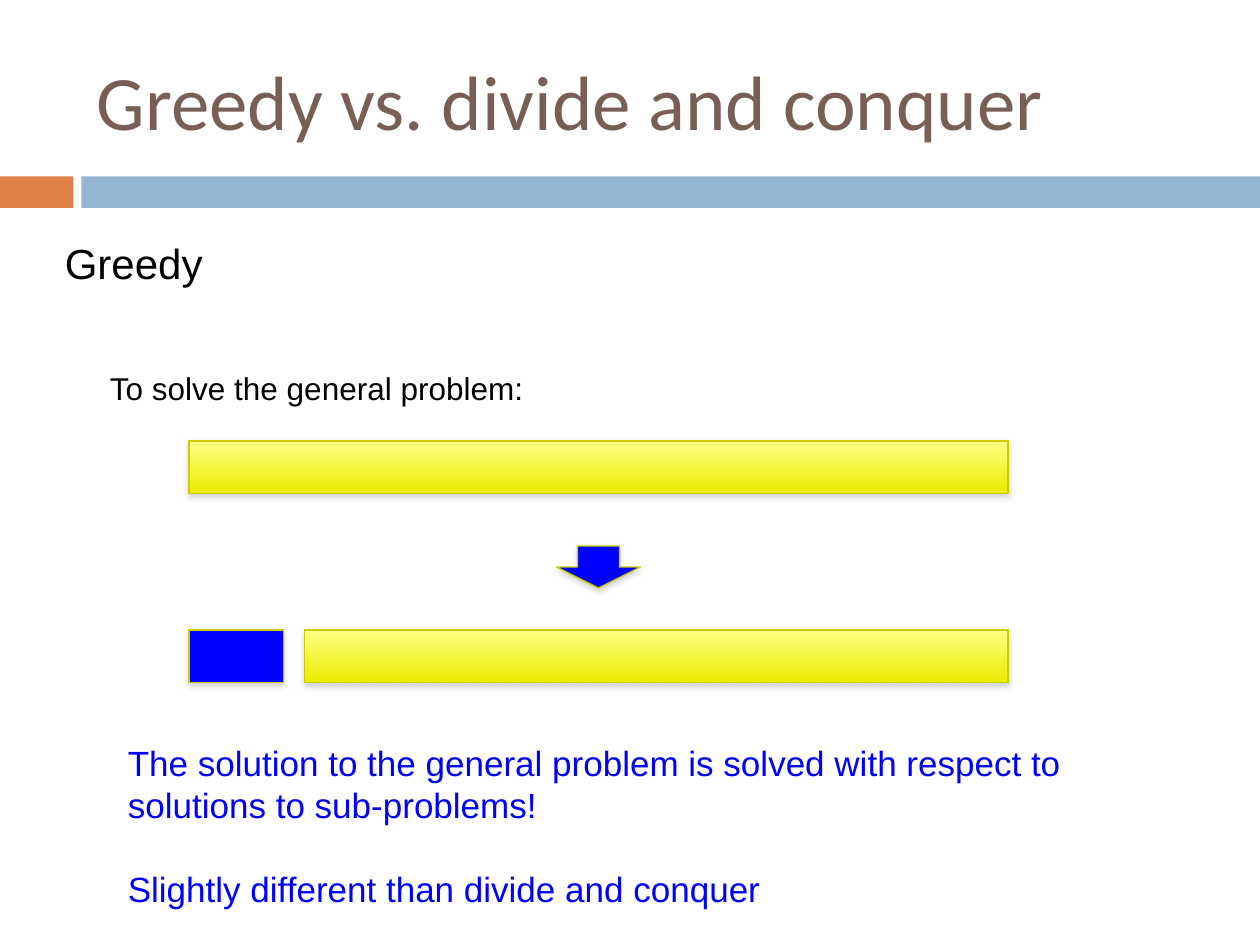
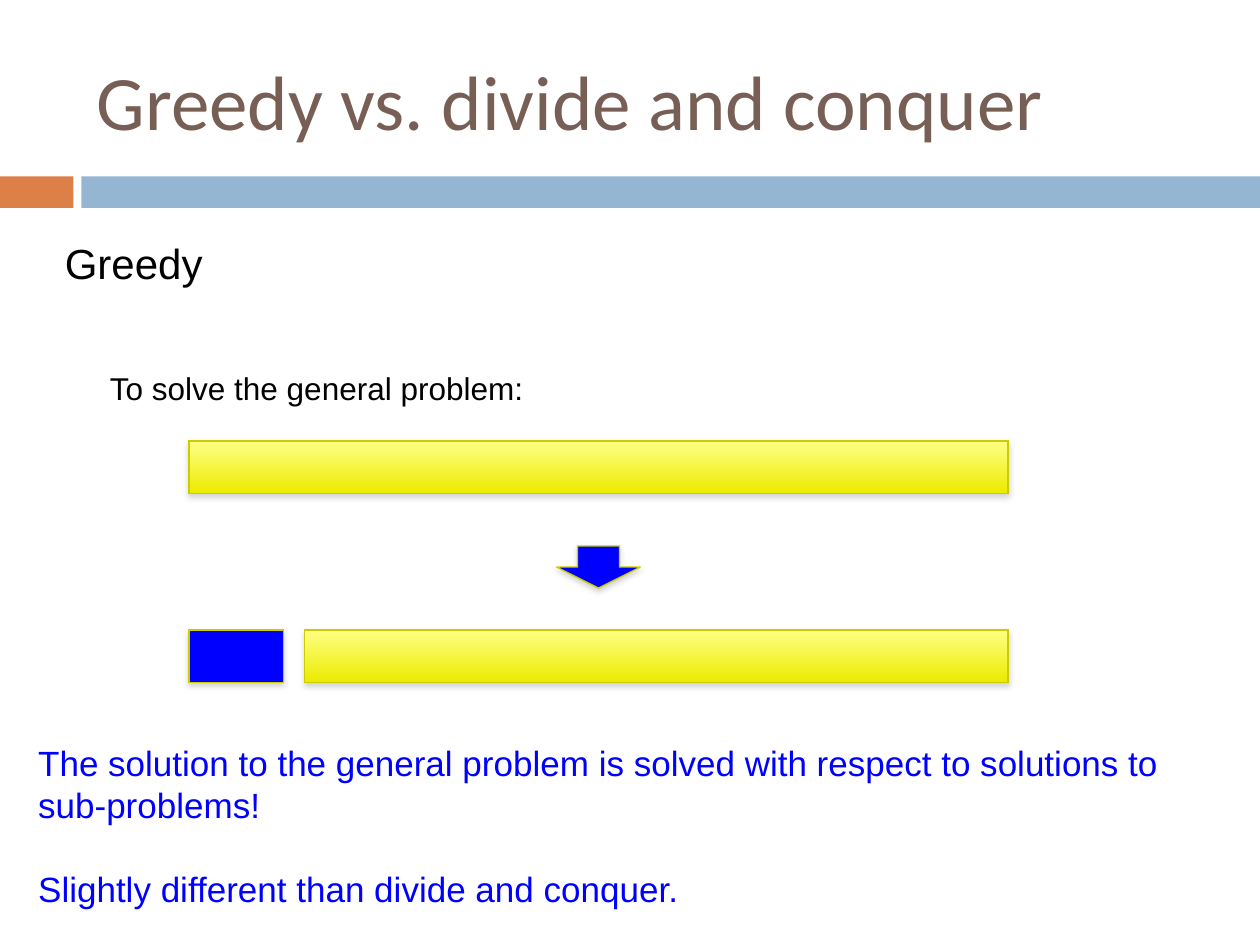
Before and after one commit to Collins-kariuk/Algorithms, a slide deck: slide 13 of Lectures/Lecture 14_Greedy Algorithms.pptx. Drawn at 1260x945 pixels with LibreOffice and Linux fonts; fonts in the diff are those of the drawing. Boxes give left, top, right and bottom in pixels: in the first picture for what was removed or moved away, otherwise in the second. Text is boxed around its words. In the diff, an @@ line names an element or a change of style, - is before the commit and + after.

Commit message:
Review Lecture 14_Greedy Algorithms

```diff
--- a/Lectures/Lecture 14_Greedy Algorithms.pptx
+++ b/Lectures/Lecture 14_Greedy Algorithms.pptx
@@ text "The solution to the general ...": place and size @@
-text "The solution to the general ..." at [128, 750, 1060, 909]
+text "The solution to the general ..." at [38, 750, 1157, 909]
@@ text at [38, 876, 678, 909]: text changed @@
-Slightly different than divide and conquer
+Slightly different than divide and conquer.
```
Also in this commit, not shown: 13 other slides changed.
